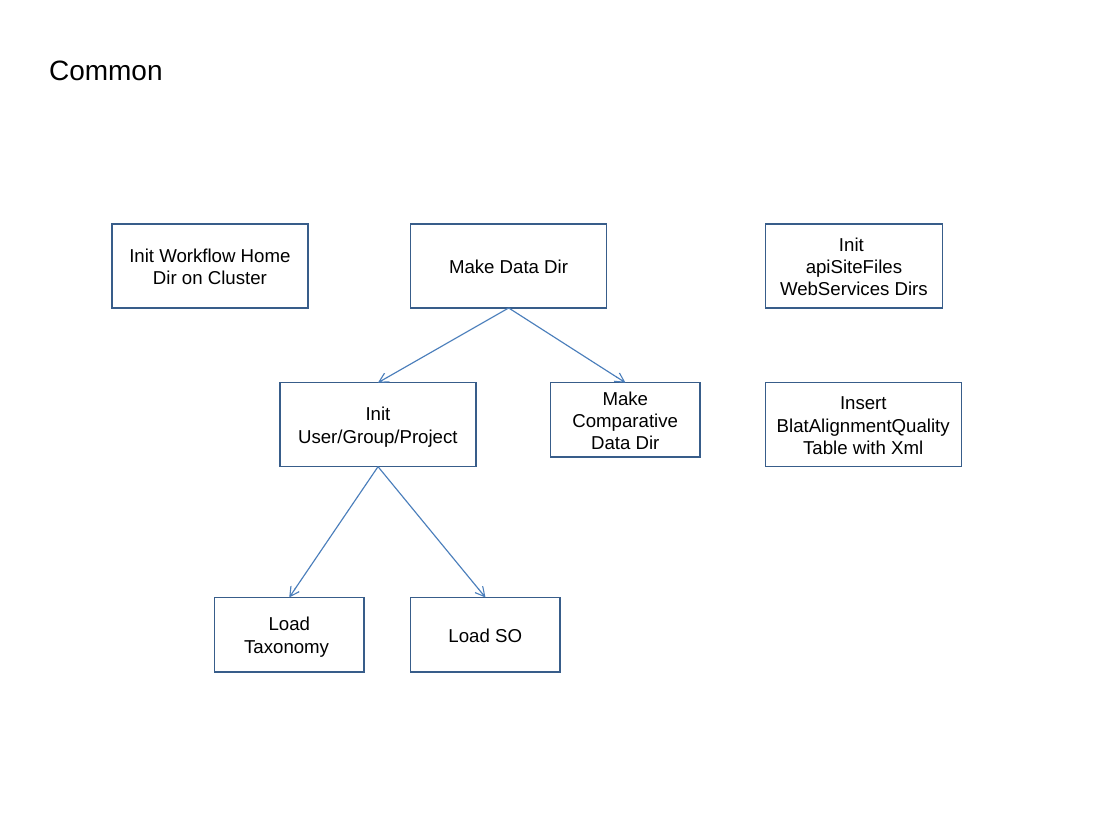
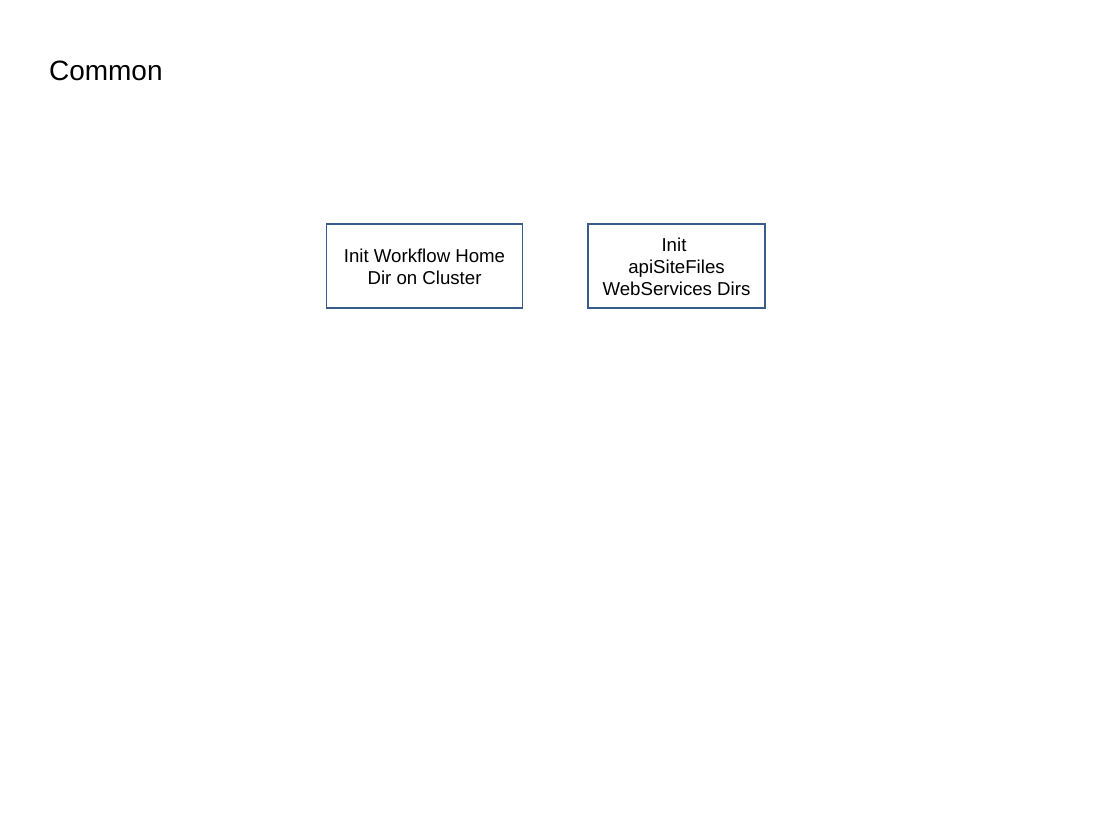
Before and after one commit to VEuPathDB/ApiCommonWorkflow, a slide deck: slide 3 of Main/doc/IntegratedWorkflow.ppt (slide 2 before the commit). Drawn at 1120x840 pixels with LibreOffice and Linux fonts; fonts in the diff are those of the drawing. Boxes give left, top, right and bottom in pixels: in the first picture for what was removed or moved away, otherwise in the second. Text is boxed around its words. In the diff, an @@ line names an element or a change of style, - is before the commit and + after.

```diff
--- a/Main/doc/IntegratedWorkflow.ppt
+++ b/Main/doc/IntegratedWorkflow.ppt
@@ rectangle "Init Workflow Home Dir on ...": place and size @@
-rectangle "Init Workflow Home Dir on ..." at (112, 224, 308, 308)
+rectangle "Init Workflow Home Dir on ..." at (327, 224, 523, 308)
@@ rectangle removed at (411, 224, 607, 308) @@
-Make Data Dir
@@ rectangle "Init": place and size @@
-rectangle "Init" at (765, 224, 942, 308)
+rectangle "Init" at (588, 224, 765, 308)
@@ arrow removed from (508, 308) to (377, 383) @@
@@ arrow removed from (508, 308) to (625, 383) @@
@@ rectangle removed at (280, 383, 476, 467) @@
-Init User/Group/Project
@@ rectangle removed at (551, 383, 700, 458) @@
-Make Comparative
-Data Dir
@@ rectangle removed at (765, 383, 961, 467) @@
-Insert BlatAlignmentQuality Table with Xml
@@ arrow removed from (379, 467) to (289, 597) @@
@@ arrow removed from (379, 467) to (485, 597) @@
@@ rectangle removed at (215, 597, 364, 672) @@
-Load Taxonomy
@@ rectangle removed at (411, 597, 560, 672) @@
-Load SO
```
Also in this commit, not shown: 8 other slides changed, 1 slide added.
